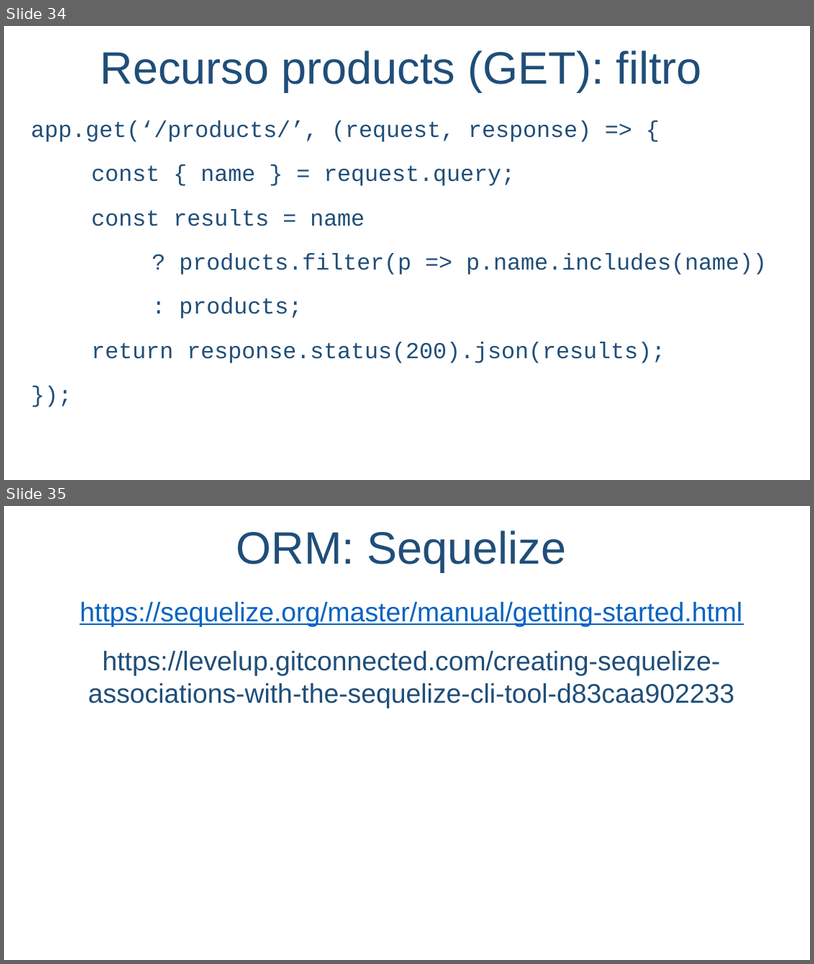
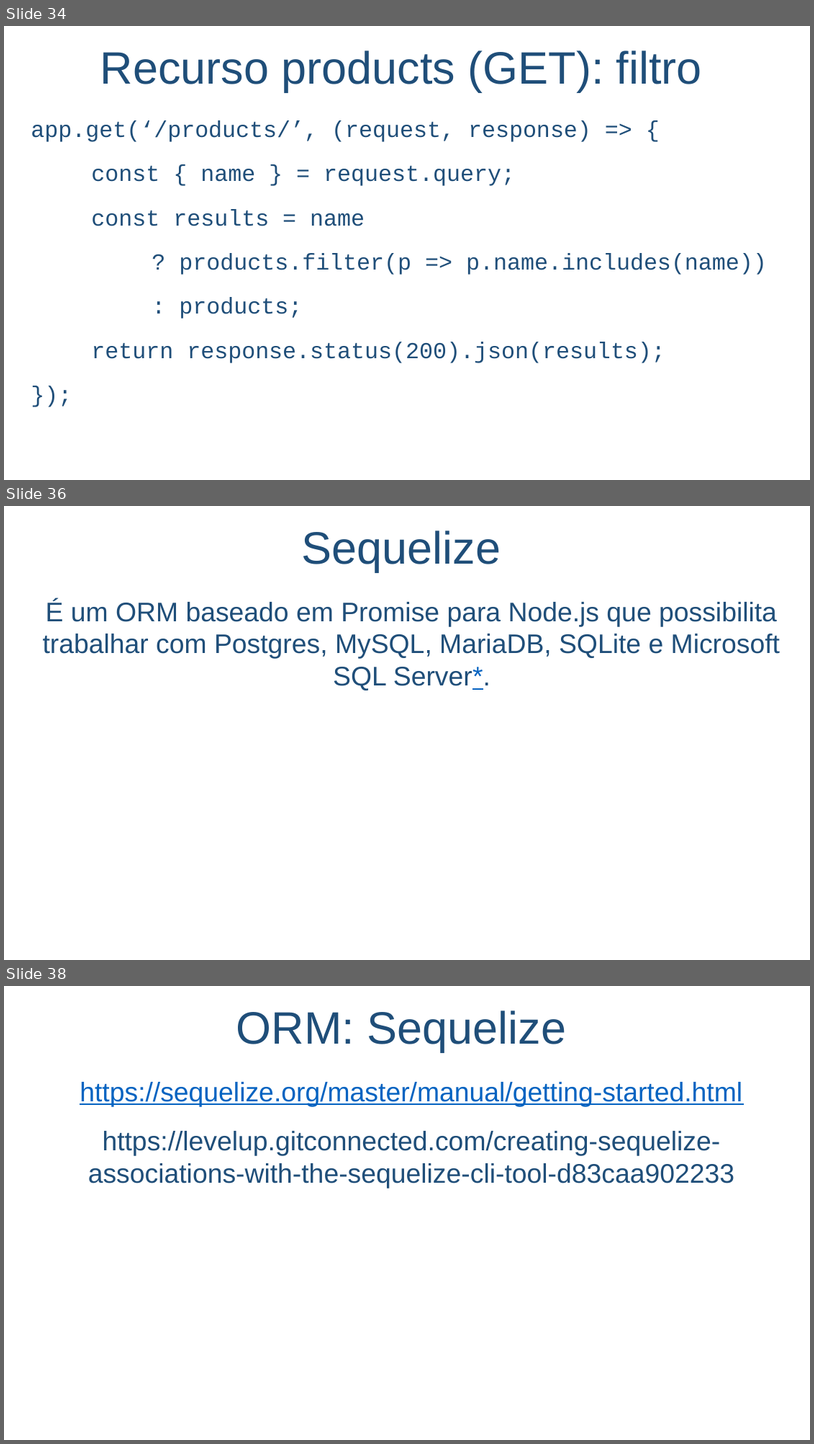
Before and after one commit to salmo-jr/public-slides, a slide deck: node-js.pptx. Shown one above the other, each under a label of ours: slides 34 and 35 before the commit, slides 34, 36 and 38 after it; the slides between them are not shown. The pictures are 814x964 and 814x1444 pixels, drawn with LibreOffice and Linux fonts; fonts in the diff are those of the drawing; background and template pictures are left out. Boxes give left, top, right and bottom in pixels: in the first picture for what was removed or moved away, otherwise in the second. Text is boxed around its words. In the diff, an @@ line names an element or a change of style, - is before the commit and + after.

```diff
--- a/node-js.pptx
+++ b/node-js.pptx
@@ slide 36 added at bbox=[4, 506, 810, 960], background picture (left out) @@
@@ text added at bbox=[302, 530, 502, 572], 54 pt, text #1F4E79 @@
+Sequelize
@@ text added at bbox=[43, 600, 780, 690], 32 pt, text #1F4E79 @@
+É um ORM baseado em Promise para Node.js que possibilita trabalhar com Postgres, MySQL, MariaDB, SQLite e Microsoft SQL Server*.
@@ what was slide 35 is now slide 38 @@
```
Also in this commit, not shown: 3 slides changed, 2 other slides added.
